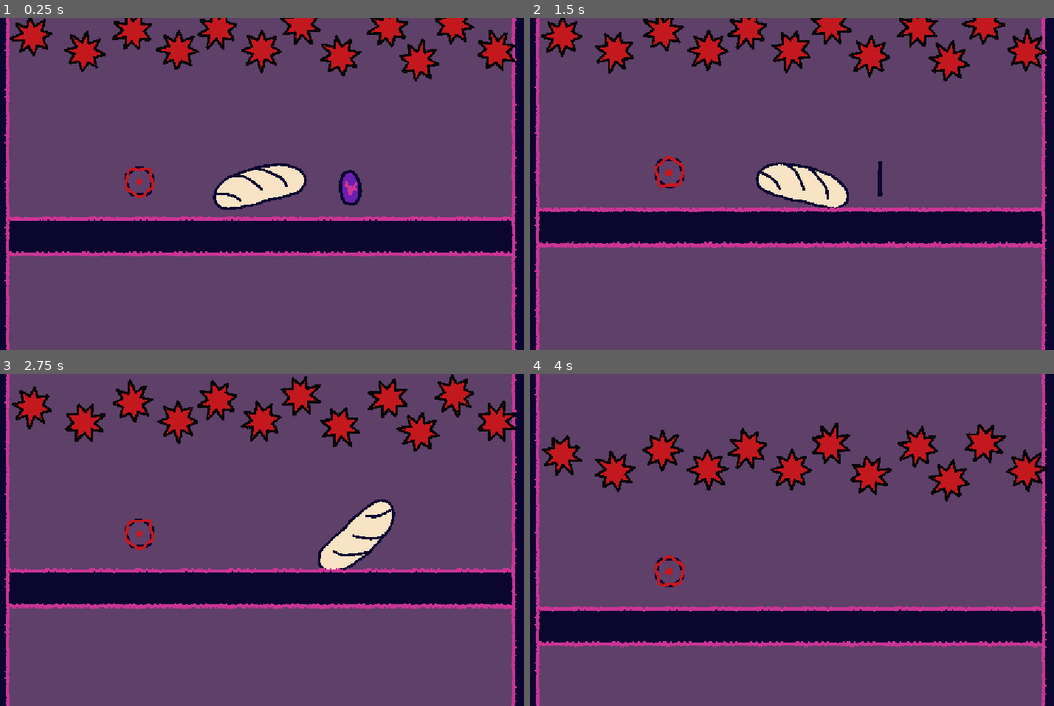
Above: before the commit, frames 1-4 (two rows, left to right).
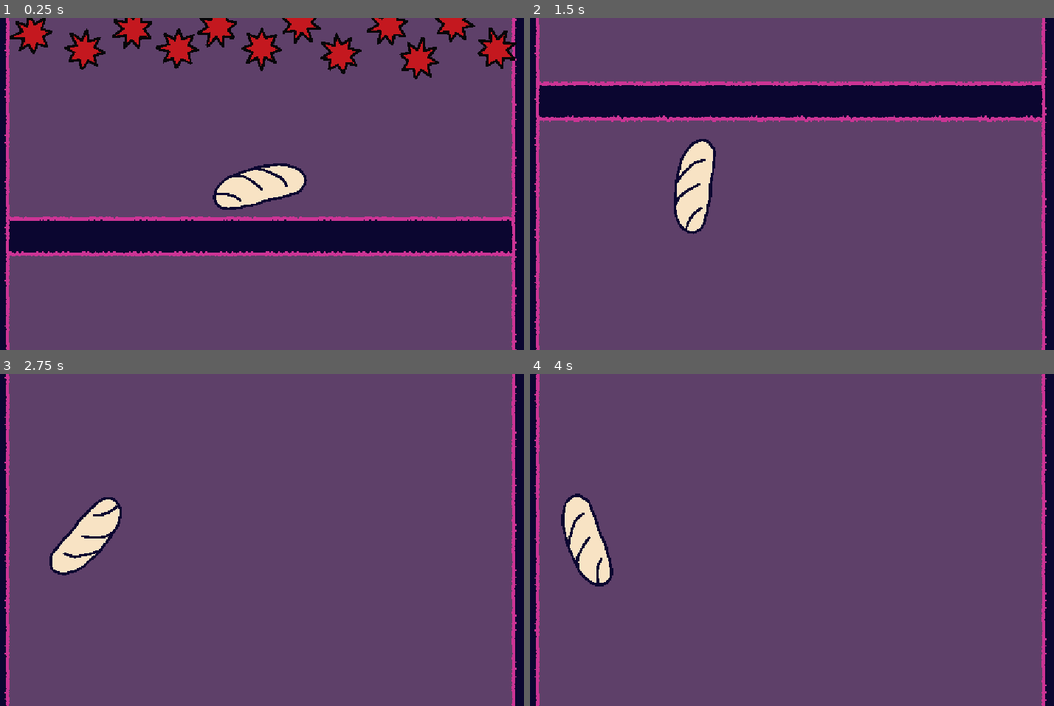
Above: after the commit, the same moments.

Repository: Iviv122/loan
Game: Godot game, scene res://scenes/gameplay.tscn
The game is run twice, just before and just after one commit, with the same random seed, the same clock (stepped at 60 frames per second) and the same inputs.
Inputs (mouse positions are in pixels of both pictures, inside the frame that each line leads up to):
- Up to frame 1 (0.25 s): no input
- Up to frame 2 (1.5 s): tap Enter at 0.5 s; move the mouse to (923, 167) at 0.52 s; press the mouse at (923, 167) at 0.53 s; hold Right 0.53-1.28 s; move the mouse to (671, 200) at 1.27 s; release the mouse at (671, 200) at 1.28 s; hold Down from 1.28 s (still down); click (671, 200) at 1.35 s
- Up to frame 3 (2.75 s): move the mouse to (319, 466) at 2.02 s; release Down at 2.03 s; press the mouse at (319, 466) at 2.03 s; hold Right from 2.03 s (still down); tap Alt at 2.1 s
- Up to frame 4 (4 s): move the mouse to (760, 606) at 2.77 s; release Right at 2.78 s; release the mouse at (760, 606) at 2.78 s; hold Up 2.78-3.53 s; tap Shift at 2.85 s; click (760, 606) at 3.05 s; move the mouse to (970, 589) at 3.52 s; press the mouse at (970, 589) at 3.53 s; hold Left from 3.53 s (still down)

The runs differ from the first frame. In frame 1, 2.8% of the frame differs, in the area x 1-99%, y 0-57%; in frame 2, 32%, in the area x 0-99%, y 0-100%; in frame 3, 21%; in frame 4, 19%.

Commit message:
more death effects

Diff:
--- a/Test.tscn
+++ /dev/null
@@ -1,10 +0,0 @@
-[gd_scene format=3 uid="uid://dnnka5th1gldj"]
-
-[ext_resource type="Texture2D" uid="uid://ocqr4kaowgws" path="res://icon.svg" id="1_mtyf4"]
-
-[node name="Node2D" type="Node2D"]
-
-[node name="Sprite2D" type="Sprite2D" parent="."]
-texture = ExtResource("1_mtyf4")
-
-[node name="Node2D" type="Node2D" parent="."]
--- a/assets/interact/bread.tscn
+++ b/assets/interact/bread.tscn
@@ -2,6 +2,8 @@
 
 [ext_resource type="Script" uid="uid://c4vvddb8gorf1" path="res://objects/bread/bread.gd" id="1_2nfan"]
 [ext_resource type="Texture2D" uid="uid://nnl20jj758tk" path="res://raw_assets/sprites/bread.png" id="2_v38bb"]
+[ext_resource type="PackedScene" uid="uid://cxl8kbd8com6h" path="res://assets/visual/explosion.tscn" id="2_wemuq"]
+[ext_resource type="PackedScene" uid="uid://d08kiakotmtuh" path="res://assets/visual/toast_explosion.tscn" id="3_lnd5q"]
 [ext_resource type="Script" uid="uid://d378bbyam4vpq" path="res://objects/visual/start_animation.gd" id="3_wemuq"]
 
 [sub_resource type="AtlasTexture" id="AtlasTexture_l1v76"]
@@ -40,6 +42,7 @@
 mass = 2.05
 script = ExtResource("1_2nfan")
 throw_power = 200.0
+death_effect = Array[PackedScene]([ExtResource("2_wemuq"), ExtResource("3_lnd5q")])
 
 [node name="AnimatedSprite2D" type="AnimatedSprite2D" parent="." unique_id=977233024]
 sprite_frames = SubResource("SpriteFrames_7biu0")
--- /dev/null
+++ b/assets/interact/saws.tscn
@@ -0,0 +1,89 @@
+[gd_scene format=3 uid="uid://deccjjdiew6im"]
+
+[ext_resource type="Script" uid="uid://dqutr8gcnhhna" path="res://objects/enviroment/saws.gd" id="1_ln125"]
+[ext_resource type="Texture2D" uid="uid://cx8jy4s8o1uly" path="res://raw_assets/sprites/saw.png" id="2_vlntb"]
+[ext_resource type="Script" uid="uid://dd08ltvxe51wn" path="res://objects/visual/constant_rotation.gd" id="3_jdqa1"]
+
+[sub_resource type="RectangleShape2D" id="RectangleShape2D_hbo4f"]
+size = Vector2(2758, 332)
+
+[node name="Saws" type="Area2D" unique_id=327374439]
+script = ExtResource("1_ln125")
+speed = 40.0
+metadata/_custom_type_script = "uid://dqutr8gcnhhna"
+
+[node name="Saw7" type="Sprite2D" parent="." unique_id=1673907448]
+position = Vector2(-1274, -84)
+texture = ExtResource("2_vlntb")
+script = ExtResource("3_jdqa1")
+speed = 0.75
+
+[node name="Saw8" type="Sprite2D" parent="." unique_id=167600949]
+position = Vector2(1317, -1)
+texture = ExtResource("2_vlntb")
+script = ExtResource("3_jdqa1")
+speed = 0.75
+
+[node name="Saw9" type="Sprite2D" parent="." unique_id=1590553717]
+position = Vector2(-980, 4)
+texture = ExtResource("2_vlntb")
+script = ExtResource("3_jdqa1")
+speed = 0.75
+
+[node name="Saw10" type="Sprite2D" parent="." unique_id=1853412362]
+position = Vector2(-712, -112)
+texture = ExtResource("2_vlntb")
+script = ExtResource("3_jdqa1")
+speed = 0.75
+
+[node name="Saw11" type="Sprite2D" parent="." unique_id=2123983135]
+position = Vector2(-460, -4)
+texture = ExtResource("2_vlntb")
+script = ExtResource("3_jdqa1")
+speed = 0.75
+
+[node name="Saw12" type="Sprite2D" parent="." unique_id=782805819]
+position = Vector2(-240, -120)
+texture = ExtResource("2_vlntb")
+script = ExtResource("3_jdqa1")
+speed = 0.75
+
+[node name="Saw6" type="Sprite2D" parent="." unique_id=546398356]
+position = Vector2(5, -3)
+texture = ExtResource("2_vlntb")
+script = ExtResource("3_jdqa1")
+speed = 0.75
+
+[node name="Saw5" type="Sprite2D" parent="." unique_id=1593136474]
+position = Vector2(224, -146)
+texture = ExtResource("2_vlntb")
+script = ExtResource("3_jdqa1")
+speed = 0.75
+
+[node name="Saw4" type="Sprite2D" parent="." unique_id=1695258012]
+position = Vector2(444, 27)
+texture = ExtResource("2_vlntb")
+script = ExtResource("3_jdqa1")
+speed = 0.75
+
+[node name="Saw3" type="Sprite2D" parent="." unique_id=2143739731]
+position = Vector2(711, -131)
+texture = ExtResource("2_vlntb")
+script = ExtResource("3_jdqa1")
+speed = 0.75
+
+[node name="Saw2" type="Sprite2D" parent="." unique_id=491128386]
+position = Vector2(885, 55)
+texture = ExtResource("2_vlntb")
+script = ExtResource("3_jdqa1")
+speed = 0.75
+
+[node name="Saw" type="Sprite2D" parent="." unique_id=1974496840]
+position = Vector2(1081, -151)
+texture = ExtResource("2_vlntb")
+script = ExtResource("3_jdqa1")
+speed = 0.75
+
+[node name="CollisionShape2D" type="CollisionShape2D" parent="." unique_id=1341243471]
+shape = SubResource("RectangleShape2D_hbo4f")
+debug_color = Color(0.6028517, 0.5426517, 3.85046e-07, 0.41960785)
--- /dev/null
+++ b/assets/visual/explosion.tscn
@@ -0,0 +1,39 @@
+[gd_scene format=3 uid="uid://cxl8kbd8com6h"]
+
+[ext_resource type="Texture2D" uid="uid://ddmrpidr08oby" path="res://raw_assets/sprites/cloud.png" id="1_312g0"]
+[ext_resource type="Script" uid="uid://ckh5c25taoa7a" path="res://objects/visual/oneshot_effect.gd" id="2_y2f5q"]
+
+[sub_resource type="Curve" id="Curve_y2f5q"]
+_data = [Vector2(0, 1), 0.0, 0.0, 0, 0, Vector2(1, 0), 0.0, 0.0, 0, 0]
+point_count = 2
+
+[sub_resource type="CurveTexture" id="CurveTexture_0ccc3"]
+curve = SubResource("Curve_y2f5q")
+
+[sub_resource type="ParticleProcessMaterial" id="ParticleProcessMaterial_wcw15"]
+particle_flag_disable_z = true
+angle_min = -720.0
+angle_max = 720.0
+inherit_velocity_ratio = -0.125
+spread = 180.0
+initial_velocity_min = 736.52997
+initial_velocity_max = 874.25
+angular_velocity_min = -508.74
+angular_velocity_max = 353.52997
+gravity = Vector3(0, 0, 0)
+linear_accel_min = 44.319996
+linear_accel_max = 62.279995
+scale_min = 2.0
+scale_max = 2.0
+scale_curve = SubResource("CurveTexture_0ccc3")
+
+[node name="Node2D" type="GPUParticles2D" unique_id=8357526]
+emitting = false
+texture = ExtResource("1_312g0")
+lifetime = 0.5
+one_shot = true
+explosiveness = 1.0
+randomness = 1.0
+process_material = SubResource("ParticleProcessMaterial_wcw15")
+script = ExtResource("2_y2f5q")
+metadata/_custom_type_script = "uid://ckh5c25taoa7a"
--- /dev/null
+++ b/assets/visual/toast_explosion.tscn
@@ -0,0 +1,22 @@
+[gd_scene format=3 uid="uid://d08kiakotmtuh"]
+
+[ext_resource type="Texture2D" uid="uid://0r67logf7t6b" path="res://raw_assets/sprites/toast.png" id="1_metxa"]
+[ext_resource type="Script" uid="uid://ckh5c25taoa7a" path="res://objects/visual/oneshot_effect.gd" id="2_3j4xd"]
+
+[sub_resource type="ParticleProcessMaterial" id="ParticleProcessMaterial_metxa"]
+particle_flag_disable_z = true
+angle_min = -720.0
+angle_max = 720.0
+inherit_velocity_ratio = -0.31
+direction = Vector3(0, -1, 0)
+initial_velocity_min = 1000.0
+initial_velocity_max = 1000.0
+gravity = Vector3(0, 5000, 0)
+
+[node name="Node2D" type="GPUParticles2D" unique_id=8357526]
+texture = ExtResource("1_metxa")
+explosiveness = 1.0
+randomness = 1.0
+process_material = SubResource("ParticleProcessMaterial_metxa")
+script = ExtResource("2_3j4xd")
+metadata/_custom_type_script = "uid://ckh5c25taoa7a"
--- a/objects/bread/bread.gd
+++ b/objects/bread/bread.gd
@@ -6,19 +6,33 @@
 @export var line_render : Line2D
 @export var max_power : float = 500
 
+@export var death_effect : Array[PackedScene]
+
 signal died()
+signal pushed()
 
 func die() -> void:
 	died.emit()
+
+	for i in death_effect:
+		var ef : GPUParticles2D= i.instantiate()
+		ef.global_position = global_position
+		get_tree().root.add_child(ef)
+
 	queue_free()
+
+func push(m_pos : Vector2) -> void:
+
+	var dir : Vector2 = (global_position-m_pos)
+
+	var power = min(dir.length(),max_power)
+	print(power)
+
+	apply_force(dir.normalized()*throw_power*power,m_pos)
+
+	pushed.emit()
+
 
 func _input(event : InputEvent) -> void:
 	if event.is_action_pressed("m1"):
-
-		var m_pos : Vector2 = get_global_mouse_position()
-		var dir : Vector2 = (global_position-m_pos)
-
-		var power = min(dir.length(),max_power)
-		print(power)
-
-		apply_force(dir.normalized()*throw_power*power,m_pos)
+		push(get_global_mouse_position())
--- /dev/null
+++ b/objects/orcestra/start_game.gd
@@ -0,0 +1,20 @@
+extends Node
+class_name StartGame
+
+@export var player : Bread
+
+@export var bridge : StaticBody2D
+
+@export var to_activate : Array[Node2D]
+
+func _ready() -> void:
+	for i in to_activate:
+		i.set_process(false)
+
+	player.pushed.connect(start)
+
+func start() -> void:
+	for i in to_activate:
+		i.set_process(true)
+
+	bridge.set_collision_layer_value(1,false)
--- /dev/null
+++ b/objects/orcestra/start_tutorial.gd
@@ -0,0 +1,2 @@
+extends Node
+class_name StartTutorial
--- /dev/null
+++ b/objects/visual/oneshot_effect.gd
@@ -0,0 +1,7 @@
+extends GPUParticles2D
+class_name Particle
+
+func _ready():
+    restart()
+    await get_tree().create_timer(lifetime).timeout
+    queue_free()
--- a/scenes/gameplay.tscn
+++ b/scenes/gameplay.tscn
@@ -5,11 +5,10 @@
 [ext_resource type="Script" uid="uid://cmct70bd1m8gw" path="res://objects/visual/follow_target.gd" id="2_ocj2s"]
 [ext_resource type="Texture2D" uid="uid://q6r0orfcrptu" path="res://raw_assets/sprites/bridge.png" id="5_din8e"]
 [ext_resource type="Script" uid="uid://corbol6h0uwtk" path="res://objects/enviroment/walls.gd" id="6_4bh5q"]
-[ext_resource type="PackedScene" uid="uid://d0s1kn6vrj5eo" path="res://assets/interact/coin.tscn" id="6_e124b"]
-[ext_resource type="PackedScene" uid="uid://dx4lots0vurem" path="res://assets/interact/wire.tscn" id="7_101mb"]
-[ext_resource type="Texture2D" uid="uid://cx8jy4s8o1uly" path="res://raw_assets/sprites/saw.png" id="8_e124b"]
-[ext_resource type="Script" uid="uid://dqutr8gcnhhna" path="res://objects/enviroment/saws.gd" id="8_hbo4f"]
-[ext_resource type="Script" uid="uid://dd08ltvxe51wn" path="res://objects/visual/constant_rotation.gd" id="9_101mb"]
+[ext_resource type="Script" uid="uid://b551ogit4h5vb" path="res://objects/orcestra/start_game.gd" id="7_101mb"]
+[ext_resource type="PackedScene" uid="uid://cxl8kbd8com6h" path="res://assets/visual/explosion.tscn" id="8_101mb"]
+[ext_resource type="PackedScene" uid="uid://deccjjdiew6im" path="res://assets/interact/saws.tscn" id="8_e124b"]
+[ext_resource type="PackedScene" uid="uid://d08kiakotmtuh" path="res://assets/visual/toast_explosion.tscn" id="9_101mb"]
 
 [sub_resource type="TileSetAtlasSource" id="TileSetAtlasSource_4bh5q"]
 texture = ExtResource("5_din8e")
@@ -39,9 +38,6 @@
 
 [sub_resource type="RectangleShape2D" id="RectangleShape2D_ct7aa"]
 size = Vector2(921.5, 9000)
-
-[sub_resource type="RectangleShape2D" id="RectangleShape2D_hbo4f"]
-size = Vector2(2758, 332)
 
 [node name="Node2D" type="Node2D" unique_id=1007655644]
 
@@ -81,90 +77,20 @@
 position = Vector2(1870.25, 0)
 shape = SubResource("RectangleShape2D_ct7aa")
 
-[node name="Coin" parent="." unique_id=1167496453 instance=ExtResource("6_e124b")]
-position = Vector2(495, -156)
+[node name="Saws" parent="." unique_id=327374439 instance=ExtResource("8_e124b")]
+position = Vector2(0, -928)
+speed = 100.0
+speed_gain = 1.0
 
-[node name="wire" parent="." unique_id=1853742232 instance=ExtResource("7_101mb")]
-position = Vector2(-675, -189)
+[node name="StartGame" type="Node" parent="." unique_id=7623577 node_paths=PackedStringArray("player", "bridge", "to_activate")]
+script = ExtResource("7_101mb")
+player = NodePath("../bread")
+bridge = NodePath("../bridge")
+to_activate = [NodePath("../Saws")]
+metadata/_custom_type_script = "uid://b551ogit4h5vb"
 
-[node name="Saws" type="Area2D" parent="." unique_id=1908626273]
-position = Vector2(0, -928)
-script = ExtResource("8_hbo4f")
-speed = 40.0
-metadata/_custom_type_script = "uid://dqutr8gcnhhna"
+[node name="Node2D" parent="." unique_id=8357526 instance=ExtResource("8_101mb")]
+position = Vector2(-6936, -519)
 
-[node name="Saw7" type="Sprite2D" parent="Saws" unique_id=1961754144]
-position = Vector2(-1274, -84)
-texture = ExtResource("8_e124b")
-script = ExtResource("9_101mb")
-speed = 0.75
-
-[node name="Saw8" type="Sprite2D" parent="Saws" unique_id=2023069351]
-position = Vector2(1317, -1)
-texture = ExtResource("8_e124b")
-script = ExtResource("9_101mb")
-speed = 0.75
-
-[node name="Saw9" type="Sprite2D" parent="Saws" unique_id=860602061]
-position = Vector2(-980, 4)
-texture = ExtResource("8_e124b")
-script = ExtResource("9_101mb")
-speed = 0.75
-
-[node name="Saw10" type="Sprite2D" parent="Saws" unique_id=32237076]
-position = Vector2(-712, -112)
-texture = ExtResource("8_e124b")
-script = ExtResource("9_101mb")
-speed = 0.75
-
-[node name="Saw11" type="Sprite2D" parent="Saws" unique_id=906126569]
-position = Vector2(-460, -4)
-texture = ExtResource("8_e124b")
-script = ExtResource("9_101mb")
-speed = 0.75
-
-[node name="Saw12" type="Sprite2D" parent="Saws" unique_id=699039602]
-position = Vector2(-240, -120)
-texture = ExtResource("8_e124b")
-script = ExtResource("9_101mb")
-speed = 0.75
-
-[node name="Saw6" type="Sprite2D" parent="Saws" unique_id=1834189187]
-position = Vector2(5, -3)
-texture = ExtResource("8_e124b")
-script = ExtResource("9_101mb")
-speed = 0.75
-
-[node name="Saw5" type="Sprite2D" parent="Saws" unique_id=1439219611]
-position = Vector2(224, -146)
-texture = ExtResource("8_e124b")
-script = ExtResource("9_101mb")
-speed = 0.75
-
-[node name="Saw4" type="Sprite2D" parent="Saws" unique_id=1027578993]
-position = Vector2(444, 27)
-texture = ExtResource("8_e124b")
-script = ExtResource("9_101mb")
-speed = 0.75
-
-[node name="Saw3" type="Sprite2D" parent="Saws" unique_id=1842773430]
-position = Vector2(711, -131)
-texture = ExtResource("8_e124b")
-script = ExtResource("9_101mb")
-speed = 0.75
-
-[node name="Saw2" type="Sprite2D" parent="Saws" unique_id=1284957308]
-position = Vector2(885, 55)
-texture = ExtResource("8_e124b")
-script = ExtResource("9_101mb")
-speed = 0.75
-
-[node name="Saw" type="Sprite2D" parent="Saws" unique_id=1583638685]
-position = Vector2(1081, -151)
-texture = ExtResource("8_e124b")
-script = ExtResource("9_101mb")
-speed = 0.75
-
-[node name="CollisionShape2D" type="CollisionShape2D" parent="Saws" unique_id=1999891712]
-shape = SubResource("RectangleShape2D_hbo4f")
-debug_color = Color(0.6028517, 0.5426517, 3.85046e-07, 0.41960785)
+[node name="Node2D2" parent="." unique_id=962758129 instance=ExtResource("9_101mb")]
+position = Vector2(-6897, -374)
Binary file removed: images/godotwaka.png
Binary file removed: images/godotwaka2.png
Not shown, removed: images/godotwaka2.png.import
Binary file removed: images/icon.jpg
Not shown, added: objects/orcestra/start_game.gd.uid
Not shown, added: objects/orcestra/start_tutorial.gd.uid
Not shown, added: objects/visual/oneshot_effect.gd.uid
Binary file added: raw_assets/sprites/cloud.png
Not shown, changed: raw_assets/sprites/cloud.png.import
Binary file added: raw_assets/sprites/toast.png
Not shown, changed: raw_assets/sprites/toast.png.import
Not shown, removed: README.md
